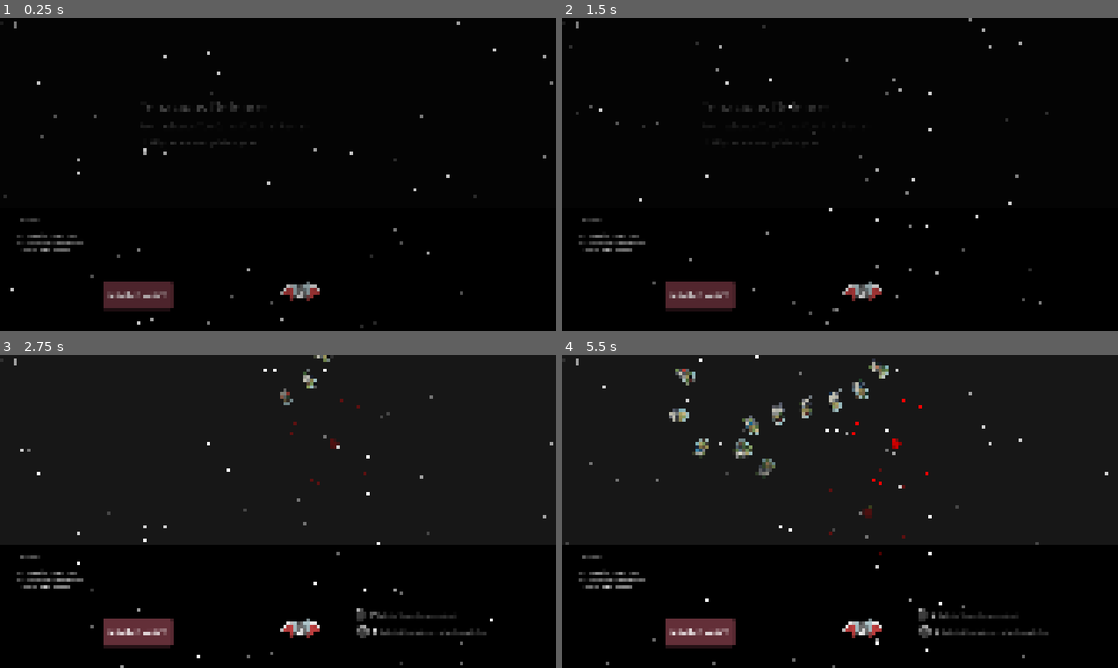
Above: before the commit, frames 1-4 (two rows, left to right).
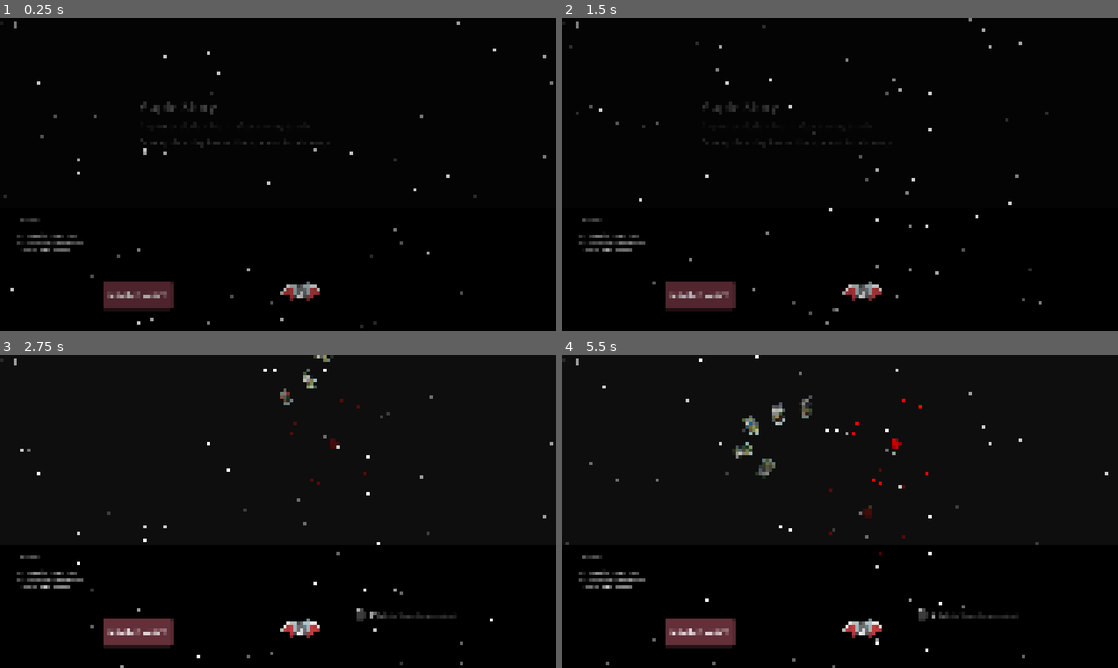
Above: after the commit, the same moments.

Repository: moby-it/cosmic-jack
Game: Godot game, scene res://levels/1/1.tscn
Two runs of this game, one before a commit and one after it. Both use one fixed random seed, a clock stepped at 60 frames per second and the inputs below. This scene is started directly instead of the project's main scene.
Inputs (mouse positions are in pixels of both pictures, inside the frame that each line leads up to):
- Up to frame 1 (0.25 s): no input
- Up to frame 2 (1.5 s): tap Enter at 0.5 s; move the mouse to (962, 158) at 0.52 s; hold Up (ui_up) 0.53-1.25 s; tap O at 0.6 s; click (962, 158) at 0.67 s; drag from (728, 190) to (812, 237) at 1.27 s
- Up to frame 3 (2.75 s): move the mouse to (333, 442) at 2.02 s; hold Up (ui_up) from 2.03 s (still down); tap Shift at 2.1 s
- Up to frame 4 (5.5 s): release Up (ui_up) at 2.75 s; drag from (895, 442) to (673, 464) at 2.77 s; drag from (895, 442) to (878, 367) at 3.52 s; drag from (895, 442) to (767, 417) at 4.27 s; move the mouse to (867, 511) at 5.02 s; hold Down (ui_down) from 5.03 s (still down); tap U at 5.1 s; click (867, 511) at 5.17 s

The runs differ from the first frame. In frame 1, 0.4% of the frame differs, in the area x 25-59%, y 26-42%; in frame 2, 0.3%; in frame 3, 0.3%; in frame 4, 1.2%, in the area x 19-88%, y 1-91%.

Commit message:
v0.1.0 - RC3

Diff:
--- /dev/null
+++ b/level_won.gd
@@ -0,0 +1,5 @@
+extends ColorRect
+
+
+func _on_label_meta_clicked(meta: Variant) -> void:
+	OS.shell_open(str(meta))
--- a/level_won.tscn
+++ b/level_won.tscn
@@ -1,27 +1,33 @@
-[gd_scene format=3 uid="uid://dii4dsfs0brp4"]
+[gd_scene load_steps=2 format=3 uid="uid://dii4dsfs0brp4"]
 
-[node name="LevelWon" type="Node2D"]
+[ext_resource type="Script" uid="uid://cj7om64e7xopu" path="res://level_won.gd" id="1_oatsd"]
 
-[node name="ColorRect" type="ColorRect" parent="."]
+[node name="LevelWon" type="ColorRect"]
 offset_right = 3840.0
 offset_bottom = 2160.0
 color = Color(0, 0, 0, 1)
+script = ExtResource("1_oatsd")
 
-[node name="Label" type="RichTextLabel" parent="ColorRect"]
+[node name="Label" type="RichTextLabel" parent="."]
 layout_mode = 1
 anchors_preset = 8
 anchor_left = 0.5
 anchor_top = 0.5
 anchor_right = 0.5
 anchor_bottom = 0.5
-offset_left = -259.0
-offset_top = -41.0
-offset_right = 259.0
-offset_bottom = 41.0
+offset_left = -533.0
+offset_top = -245.0
+offset_right = 533.0
+offset_bottom = 246.0
 grow_horizontal = 2
 grow_vertical = 2
 bbcode_enabled = true
-text = "[font_size=62]Level completed [/font_size]
-GG
+text = "[font_size=62]Congratulations! [/font_size]
+
+You finished our demo level!
+
+[url=https://docs.google.com/forms/d/e/1FAIpQLSdR2JeWV0U4iACVuHELXt5TBz6QsD65gWX4KHKG7s_P-BqOeQ/viewform?usp=header}]Go to feedback form[/url]
 "
 fit_content = true
+
+[connection signal="meta_clicked" from="Label" to="." method="_on_label_meta_clicked"]
--- a/levels/1/1.tscn
+++ b/levels/1/1.tscn
@@ -18,6 +18,6 @@
 
 [node name="Level" parent="." instance=ExtResource("1_4wsep")]
 material = SubResource("ShaderMaterial_jy478")
-waves = Array[ExtResource("2_c33gm")]([ExtResource("3_cpa4f"), ExtResource("3_cqc8b"), ExtResource("4_eq06m"), ExtResource("5_p22at"), ExtResource("6_cjsrn"), ExtResource("9_6fnao"), ExtResource("8_vhvej"), ExtResource("10_4snpu"), ExtResource("6_7inwc")])
+waves = Array[ExtResource("2_c33gm")]([ExtResource("3_cqc8b"), ExtResource("4_eq06m"), ExtResource("5_p22at"), ExtResource("6_cjsrn"), ExtResource("9_6fnao"), ExtResource("8_vhvej"), ExtResource("10_4snpu"), ExtResource("3_cpa4f"), ExtResource("6_7inwc")])
 audio_track = "res://levels/1/track1.wav"
 bpm = 120
--- a/levels/1/watermelon_intro.tres
+++ b/levels/1/watermelon_intro.tres
@@ -32,9 +32,9 @@
 [resource]
 script = ExtResource("6_e4nio")
 enabled = true
-title = "Spina"
+title = "Spinalogaman Tribute"
 subtitle = "Watermelons explode 2 beats after an overlapping explosion."
-description = "Ammo: 1 apple, 1 watermelon"
+description = ""
 convoys = Array[ExtResource("2_52hb8")]([SubResource("Resource_sbo23"), SubResource("Resource_c34hn")])
 bpm = 120
 ammo = SubResource("Resource_0lca4")
--- a/levels/level.gd
+++ b/levels/level.gd
@@ -322,6 +322,7 @@
 func clear_fruit_hud():
 	for c in $FruitList.get_children():
 		c.queue_free()
+	Fruits.fruit_selected.disconnect(on_fruit_list_selected)
 
 func update_wave_label():
 	wave_no.text = "%s - %s" % [level_index, curr_wave_idx + 1]
@@ -340,6 +341,7 @@
 		return
 	if is_instance_valid(active_fruit):
 		active_fruit.queue_free()
+	resolve_btn.release_focus()
 	clear_fruits()
 	clear_fruit_hud()
 	var wave = curr_wave()
--- a/levels/level.tscn
+++ b/levels/level.tscn
@@ -92,7 +92,9 @@
 offset_bottom = 2010.0
 grow_horizontal = 2
 grow_vertical = 2
+focus_mode = 0
 mouse_default_cursor_shape = 2
+action_mode = 0
 text = "resolve wave"
 
 [node name="WaveNo" type="Label" parent="."]
--- a/menu/main_menu.tscn
+++ b/menu/main_menu.tscn
@@ -39,14 +39,13 @@
 layout_mode = 2
 size_flags_horizontal = 5
 size_flags_vertical = 4
-text = "start"
+text = "play"
 
 [node name="tutorial" type="Button" parent="container/VBoxContainer/VBoxContainer"]
 layout_mode = 2
 size_flags_horizontal = 5
 size_flags_vertical = 4
-text = "tutorial
-"
+text = "tutorial"
 
 [connection signal="button_down" from="container/VBoxContainer/VBoxContainer/start" to="." method="_on_start_button_down"]
 [connection signal="button_down" from="container/VBoxContainer/VBoxContainer/tutorial" to="." method="_on_tutorial_button_down"]
Not shown, added: level_won.gd.uid
